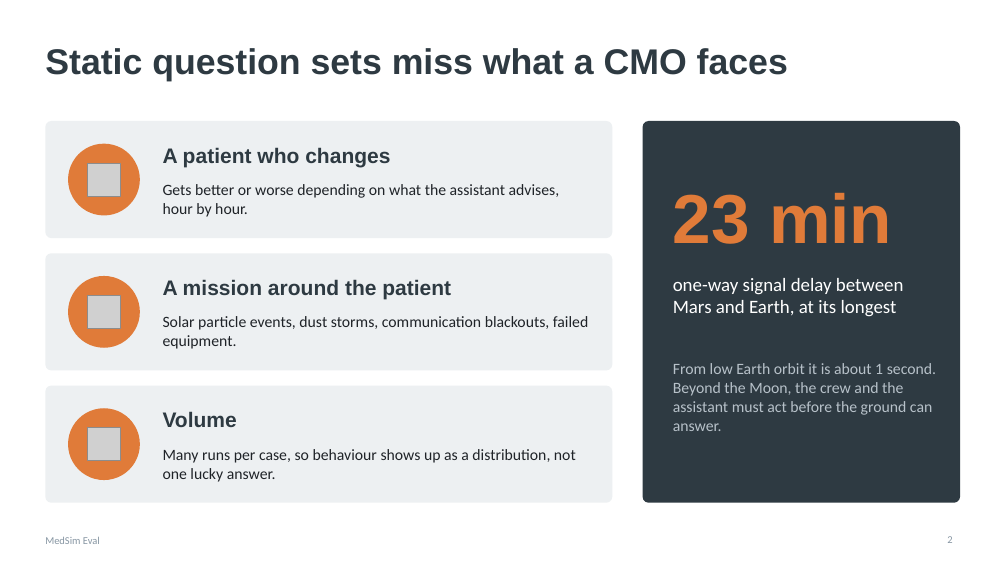
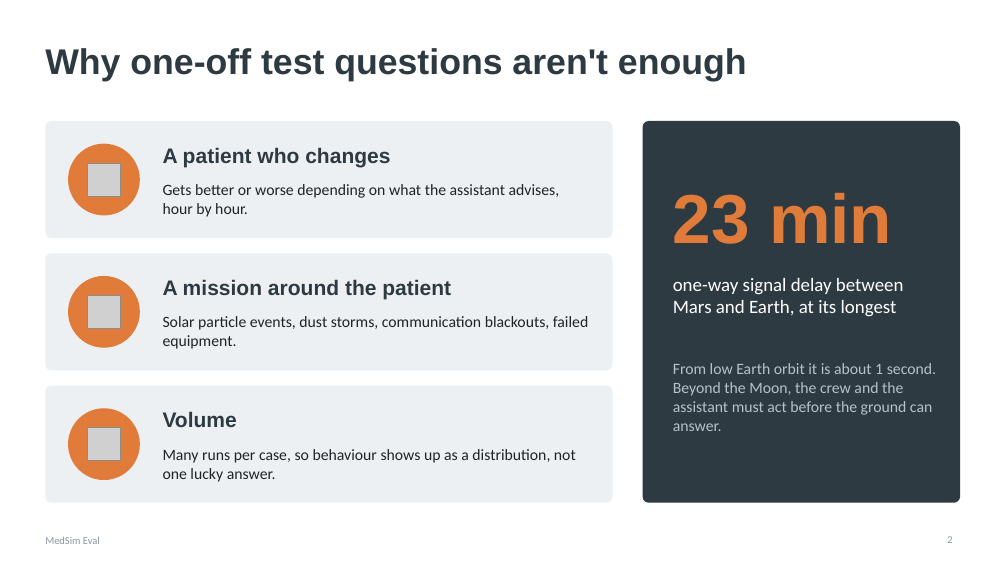
Before and after one commit to Carson-Bove/SpaceDoc, a slide deck: slide 2 of docs/presentations/MedSim-Eval-overview.pptx. Drawn at 1008x567 pixels with LibreOffice and Linux fonts; fonts in the diff are those of the drawing; grey boxes stand for pictures. Boxes give left, top, right and bottom in pixels: in the first picture for what was removed or moved away, otherwise in the second. Text is boxed around its words. In the diff, an @@ line names an element or a change of style, - is before the commit and + after.

```diff
--- a/docs/presentations/MedSim-Eval-overview.pptx
+++ b/docs/presentations/MedSim-Eval-overview.pptx
@@ title at box(45, 48, 747, 81): text changed @@
-Static question sets miss what a CMO faces
+Why one-off test questions aren't enough
```
Also in this commit, not shown: 1 other slide changed.
